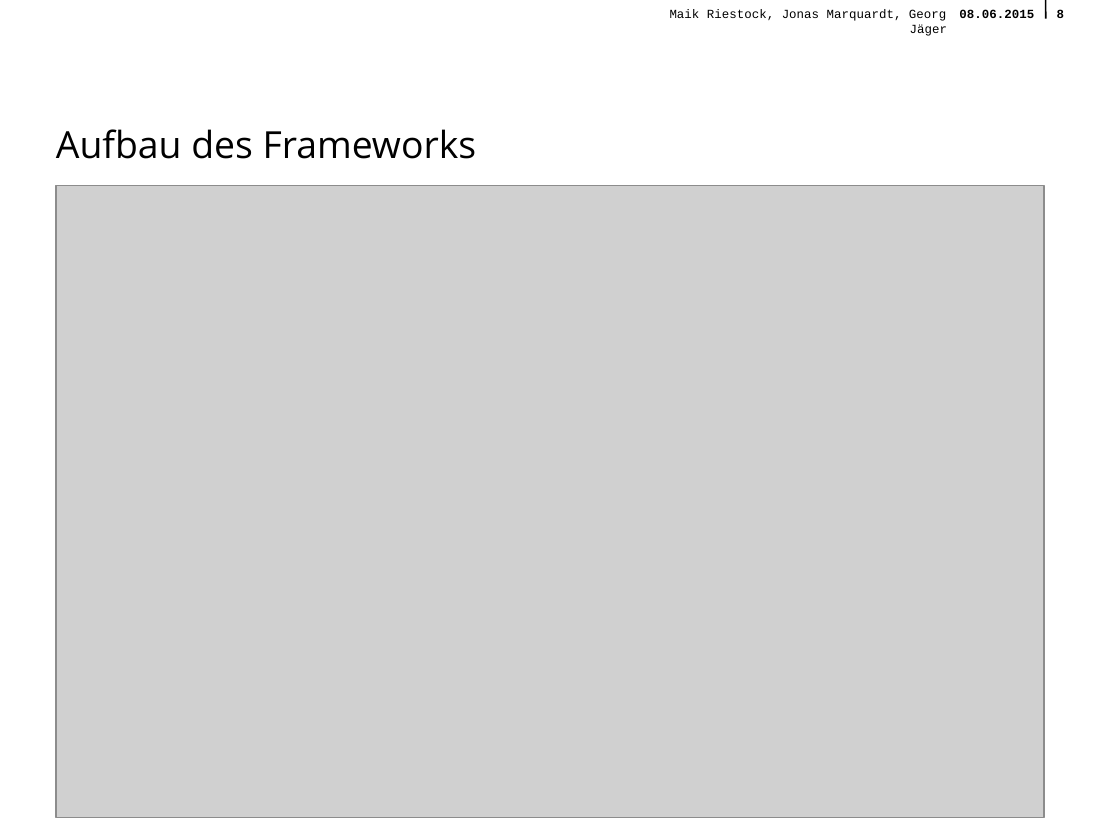
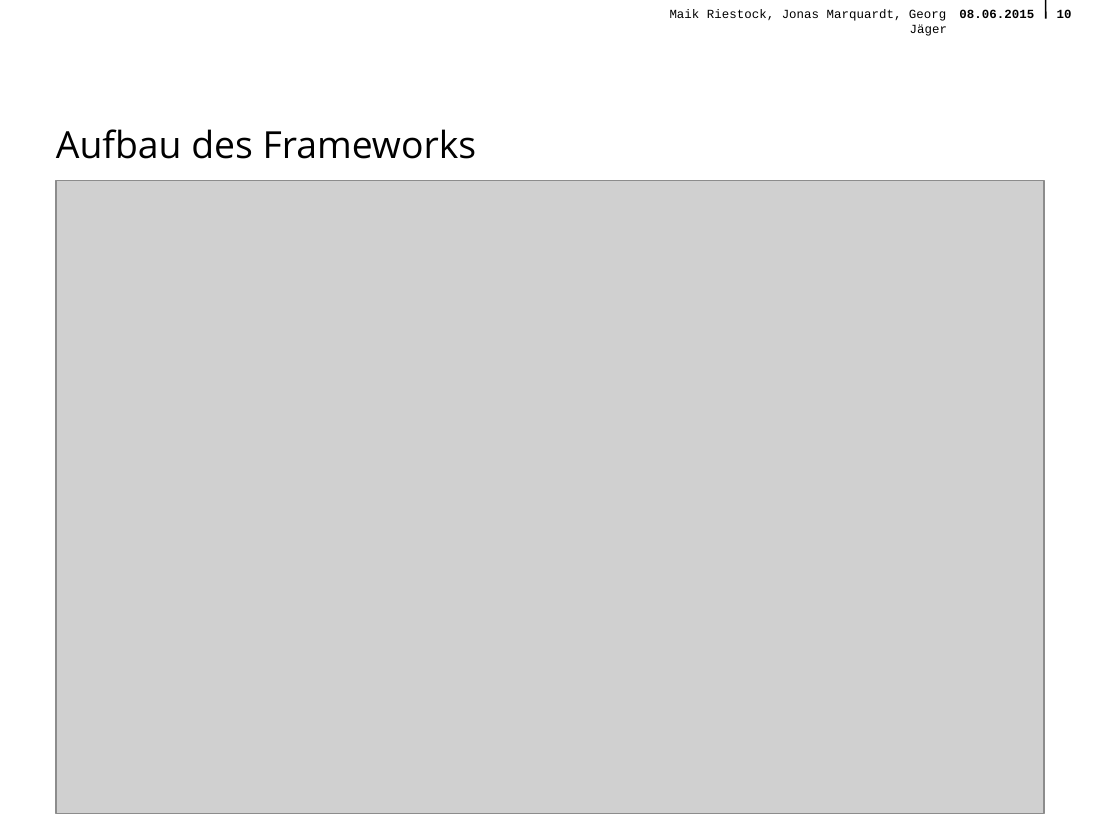
Before and after one commit to querquer/faultframework, a slide deck: slide 10 of Presentation/FinalePraesentationFramework.odp (slide 8 before the commit). Drawn at 1120x840 pixels with LibreOffice and Linux fonts; fonts in the diff are those of the drawing; grey boxes stand for pictures; background and template pictures are left out. Boxes give left, top, right and bottom in pixels: in the first picture for what was removed or moved away, otherwise in the second. Text is boxed around its words. In the diff, an @@ line names an element or a change of style, - is before the commit and + after.

```diff
--- a/Presentation/FinalePraesentationFramework.odp
+++ b/Presentation/FinalePraesentationFramework.odp
@@ page number at (1057, 9, 1072, 18): text changed @@
-8
+10
@@ picture: place and size @@
-picture at (56, 185, 1044, 818)
+picture at (56, 180, 1044, 813)
```
Also in this commit, not shown: 2 slides added, 4 other files.
